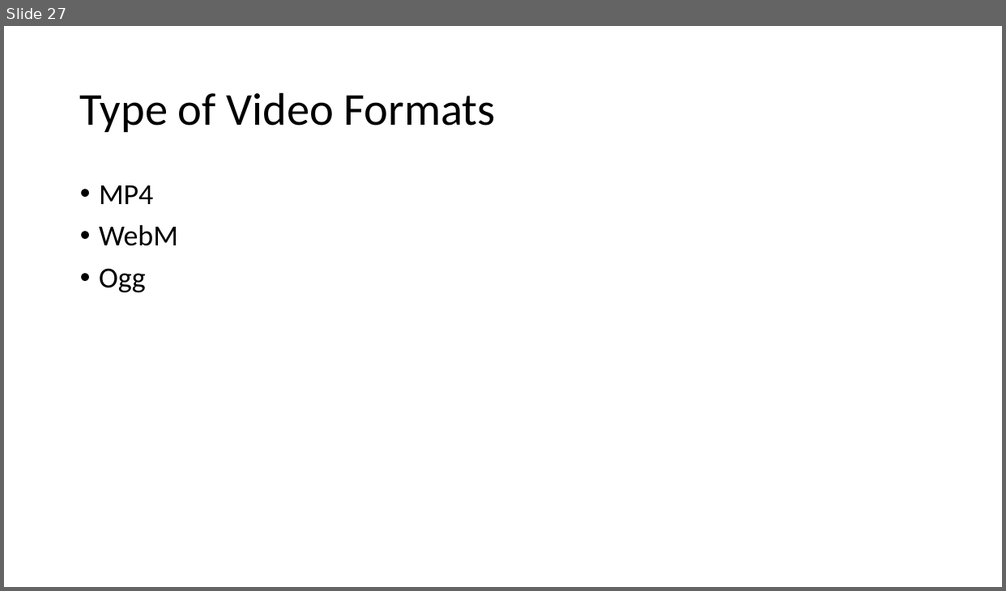
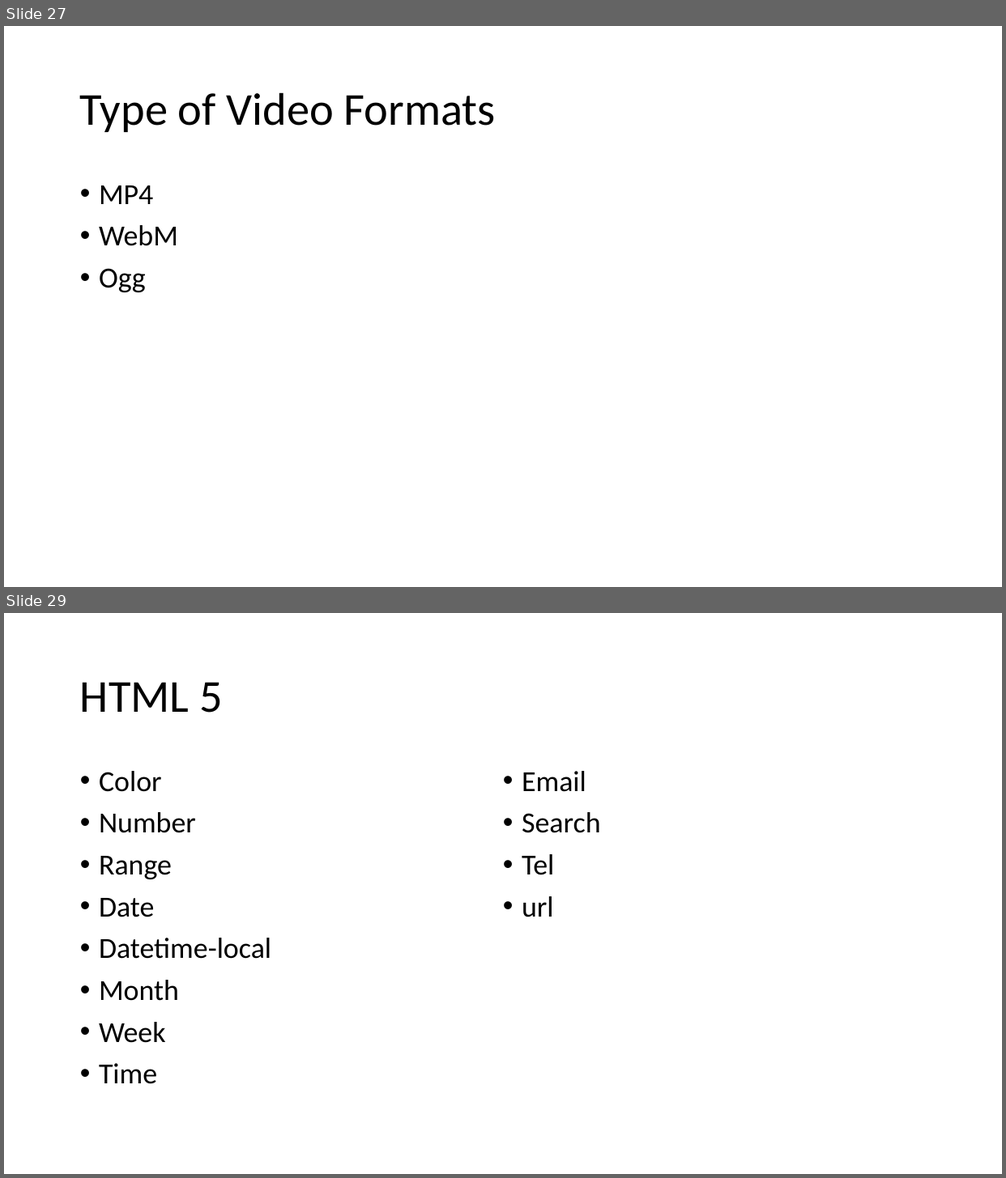
Before and after one commit to PiyushChaturvedii/Batch05, a slide deck: HTML.pptx. Shown one above the other, each under a label of ours: slide 27 before the commit, slides 27 and 29 after it; the slides between them are not shown. The pictures are 1006x591 and 1006x1178 pixels, drawn with LibreOffice and Linux fonts; fonts in the diff are those of the drawing. Boxes give left, top, right and bottom in pixels: in the first picture for what was removed or moved away, otherwise in the second. Text is boxed around its words. In the diff, an @@ line names an element or a change of style, - is before the commit and + after.

```diff
--- a/HTML.pptx
+++ b/HTML.pptx
@@ slide 29 added at box(4, 613, 1002, 1174), background #FFFFFF @@
@@ title added at box(80, 682, 223, 713), 44 pt, text #000000 @@
+HTML 5
@@ text added at box(99, 771, 601, 1084), 28 pt, text #000000 @@
+• Color
+• Number
+• Range
+• Date
+• Datetime-local
+• Month
+• Week
+• Time
+• Email
+• Search
+• Tel
+• url
```
Also in this commit, not shown: 1 slide changed, 2 other files.
